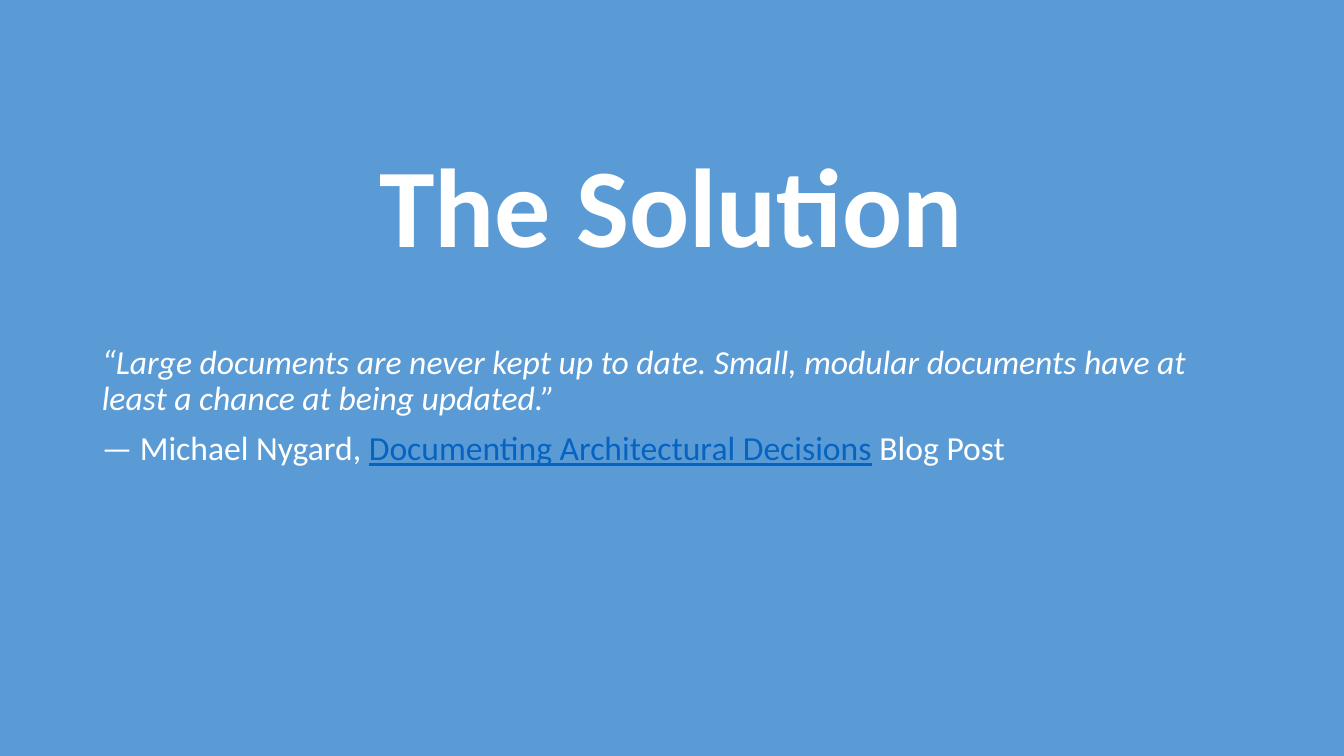
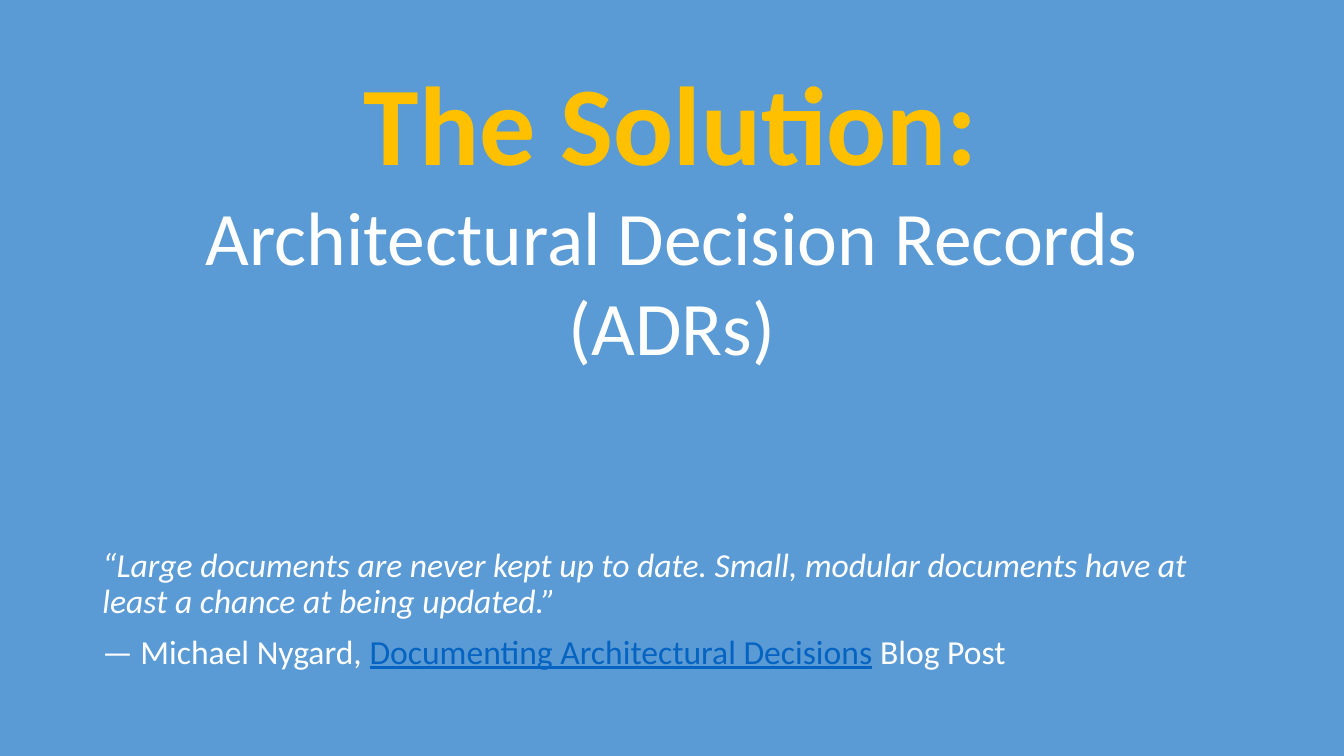
Before and after one commit to davidaayers/adr-talk-ignite, a slide deck: slide 5 of recording-architectural-decisions-ignite.pptx (slide 12 before the commit). Drawn at 1344x756 pixels with LibreOffice and Linux fonts; fonts in the diff are those of the drawing. Boxes give left, top, right and bottom in pixels: in the first picture for what was removed or moved away, otherwise in the second. Text is boxed around its words. In the diff, an @@ line names an element or a change of style, - is before the commit and + after.

```diff
--- a/recording-architectural-decisions-ignite.pptx
+++ b/recording-architectural-decisions-ignite.pptx
@@ title at <box>364,86,978,166</box>: text changed; text colour #FFFFFF to #FFC000 @@
-The Solution
+The Solution:
@@ text added at <box>206,212,1137,366</box>, 54 pt, text #FFFFFF @@
+Architectural Decision Records
+(ADRs)
@@ text "“Large documents are never kept ...": place and size @@
-text "“Large documents are never kept ..." at <box>102,350,1186,466</box>
+text "“Large documents are never kept ..." at <box>102,553,1187,670</box>
```
Also in this commit, not shown: 8 other slides changed, 17 slides removed, 2 other files.
